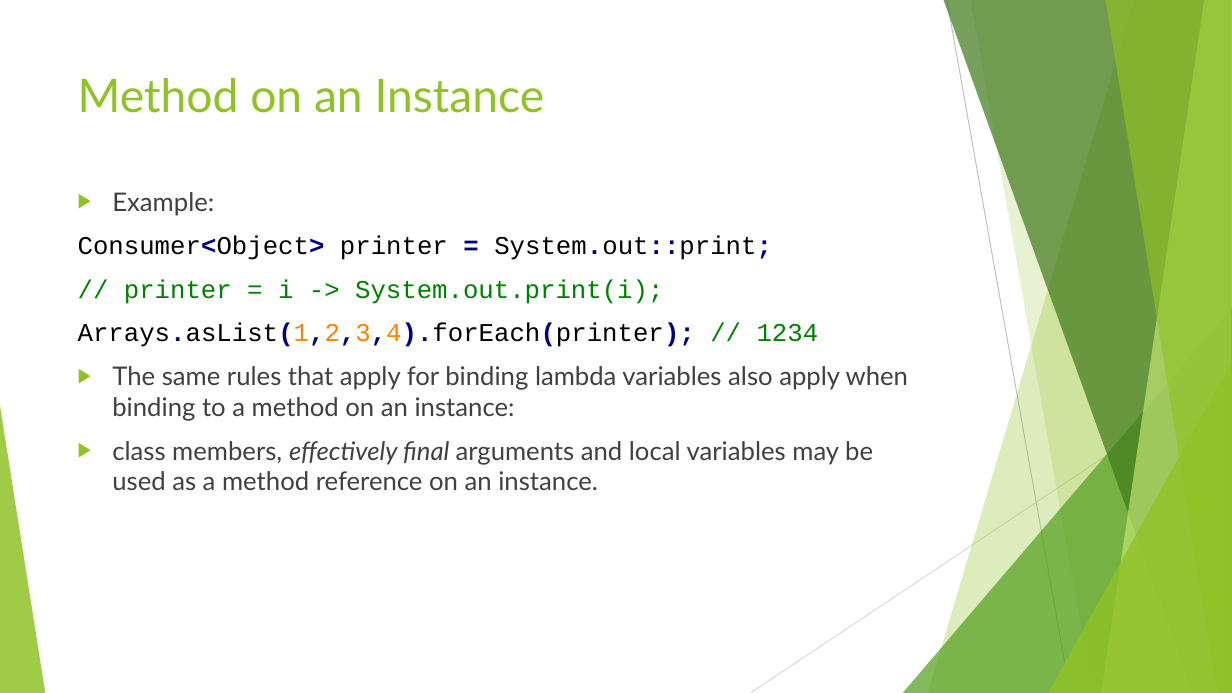
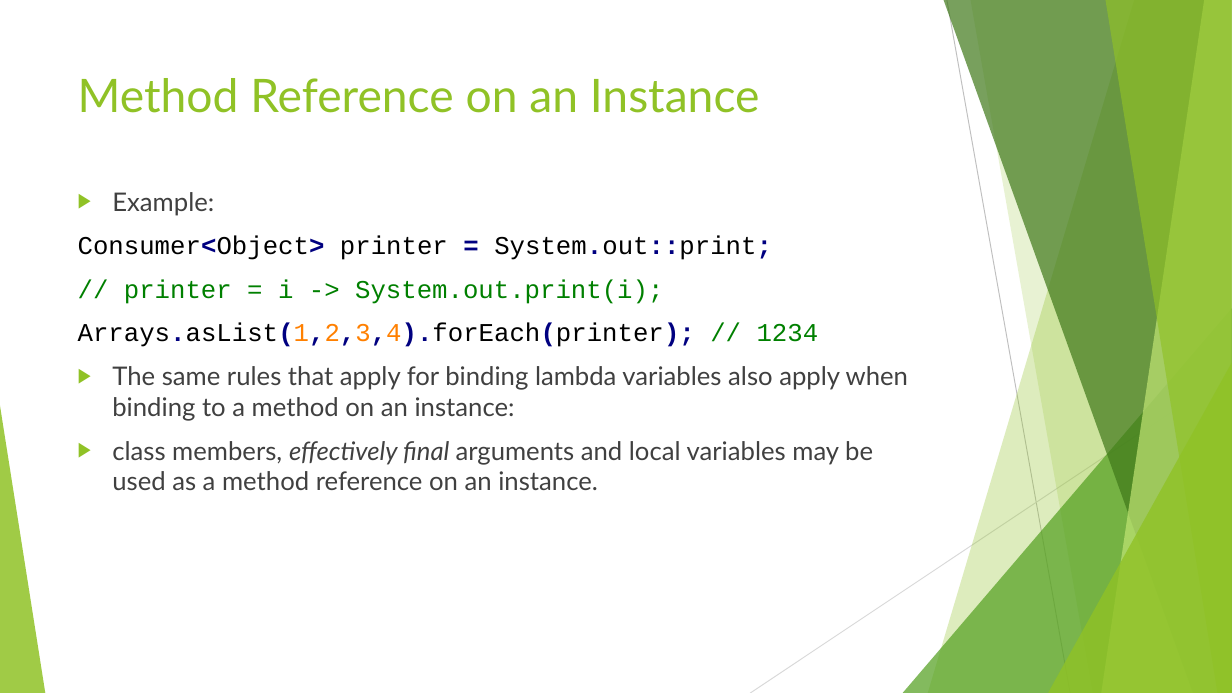
Before and after one commit to RichardRoda/2017-CodePaLOUsa-Lambda, a slide deck: slide 20 of Learning to Love the Lambda in the Stream.pptx (slide 19 before the commit). Drawn at 1232x693 pixels with LibreOffice and Linux fonts; fonts in the diff are those of the drawing. Boxes give left, top, right and bottom in pixels: in the first picture for what was removed or moved away, otherwise in the second. Text is boxed around its words. In the diff, an @@ line names an element or a change of style, - is before the commit and + after.

```diff
--- a/Learning to Love the Lambda in the Stream.pptx
+++ b/Learning to Love the Lambda in the Stream.pptx
@@ title at [78, 78, 760, 113]: text changed @@
-Method on an Instance
+Method Reference on an Instance
```
Also in this commit, not shown: 2 other slides changed, 3 slides added, 3 other files.
